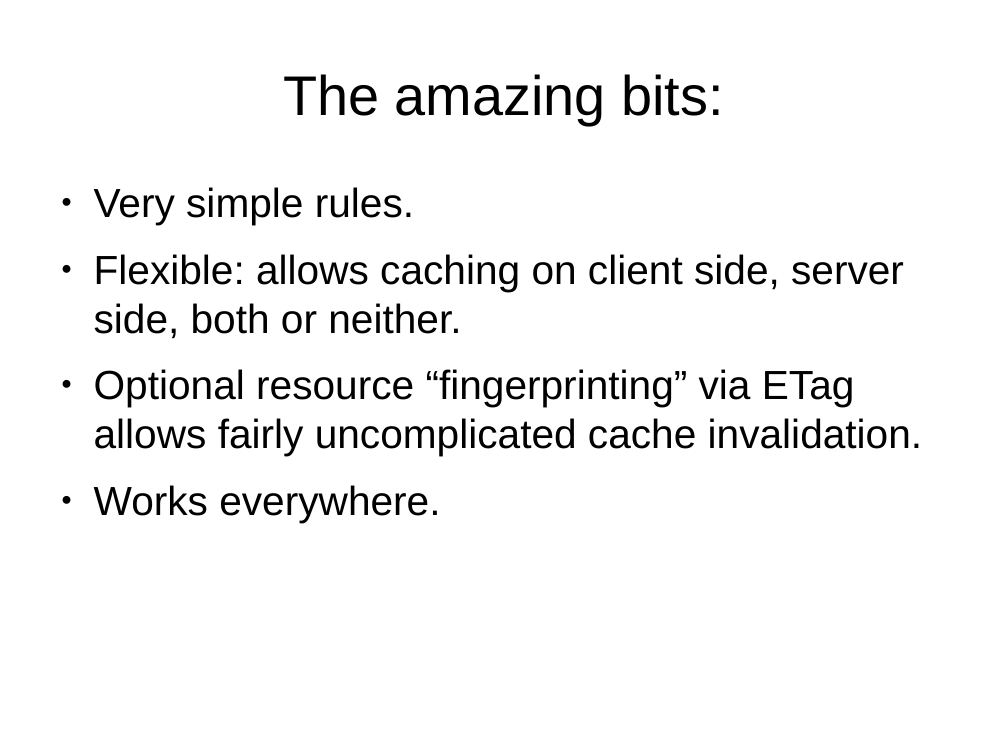
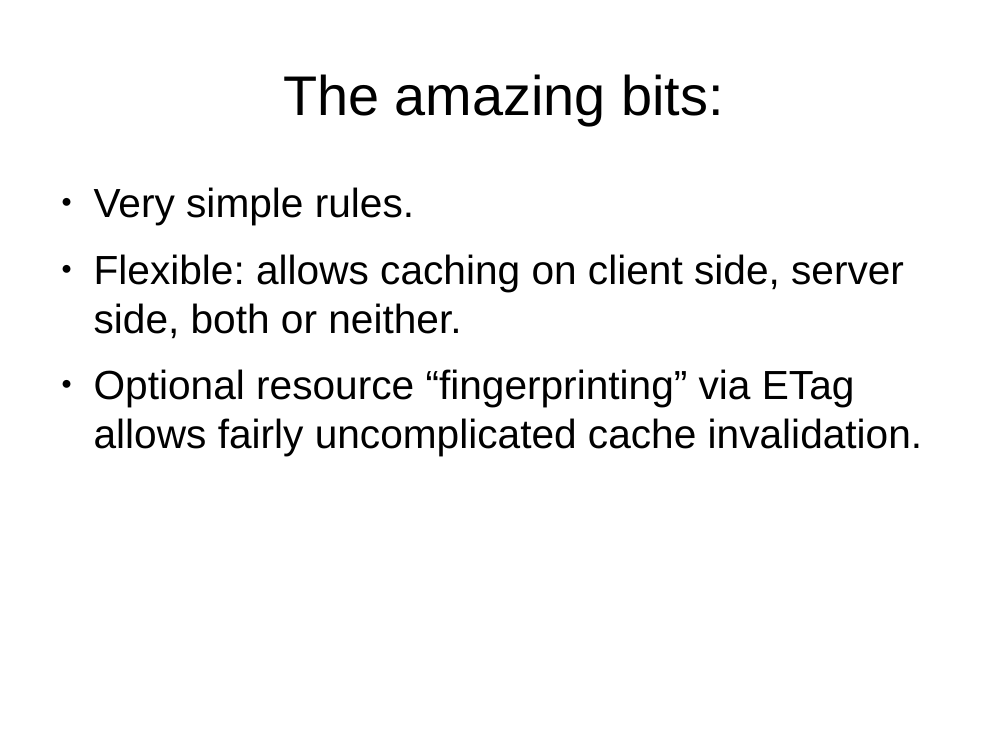
Before and after one commit to tadas-s/rack-cache-rails-demo, a slide deck: slide 4 of gentle-intro-to-client-and-server-side-http-caching.odp (slide 3 before the commit). Drawn at 1008x756 pixels with LibreOffice and Linux fonts; fonts in the diff are those of the drawing. Boxes give left, top, right and bottom in pixels: in the first picture for what was removed or moved away, otherwise in the second. Text is boxed around its words. In the diff, an @@ line names an element or a change of style, - is before the commit and + after.

```diff
--- a/gentle-intro-to-client-and-server-side-http-caching.odp
+++ b/gentle-intro-to-client-and-server-side-http-caching.odp
@@ text at [94,485,440,523]: paragraph removed @@
-● Works everywhere.
```
Also in this commit, not shown: 1 other slide changed, 3 slides added, 2 slides removed.
